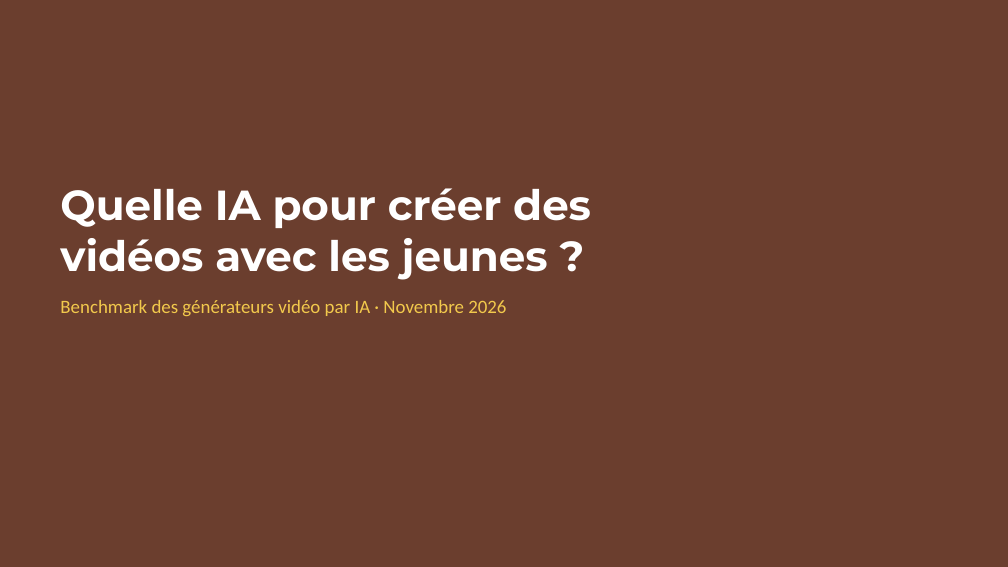
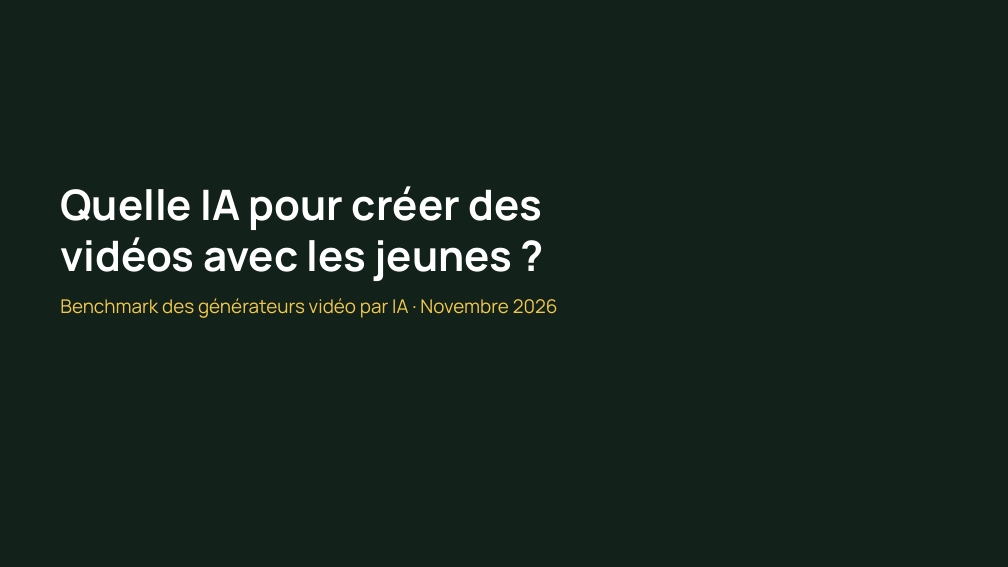
Before and after one commit to Sontsa1998/solidarity-impact, a slide deck: slide 1 of presentations/Benchmark_IA_video.pptx. Drawn at 1008x567 pixels with LibreOffice and Linux fonts; fonts in the diff are those of the drawing; background and template pictures are left out. Boxes give left, top, right and bottom in pixels: in the first picture for what was removed or moved away, otherwise in the second. Text is boxed around its words. In the diff, an @@ line names an element or a change of style, - is before the commit and + after.

```diff
--- a/presentations/Benchmark_IA_video.pptx
+++ b/presentations/Benchmark_IA_video.pptx
@@ background #6B3E2E to #12211A @@
@@ title "Quelle IA pour créer des ..." at (x1=60, y1=186, x2=543, y2=281): font Montserrat to Manrope @@
@@ text "Benchmark des générateurs vidéo par ..." at (x1=60, y1=298, x2=558, y2=318): font Calibri to Manrope @@
```
Also in this commit, not shown: 6 other slides changed, 1 other file.
